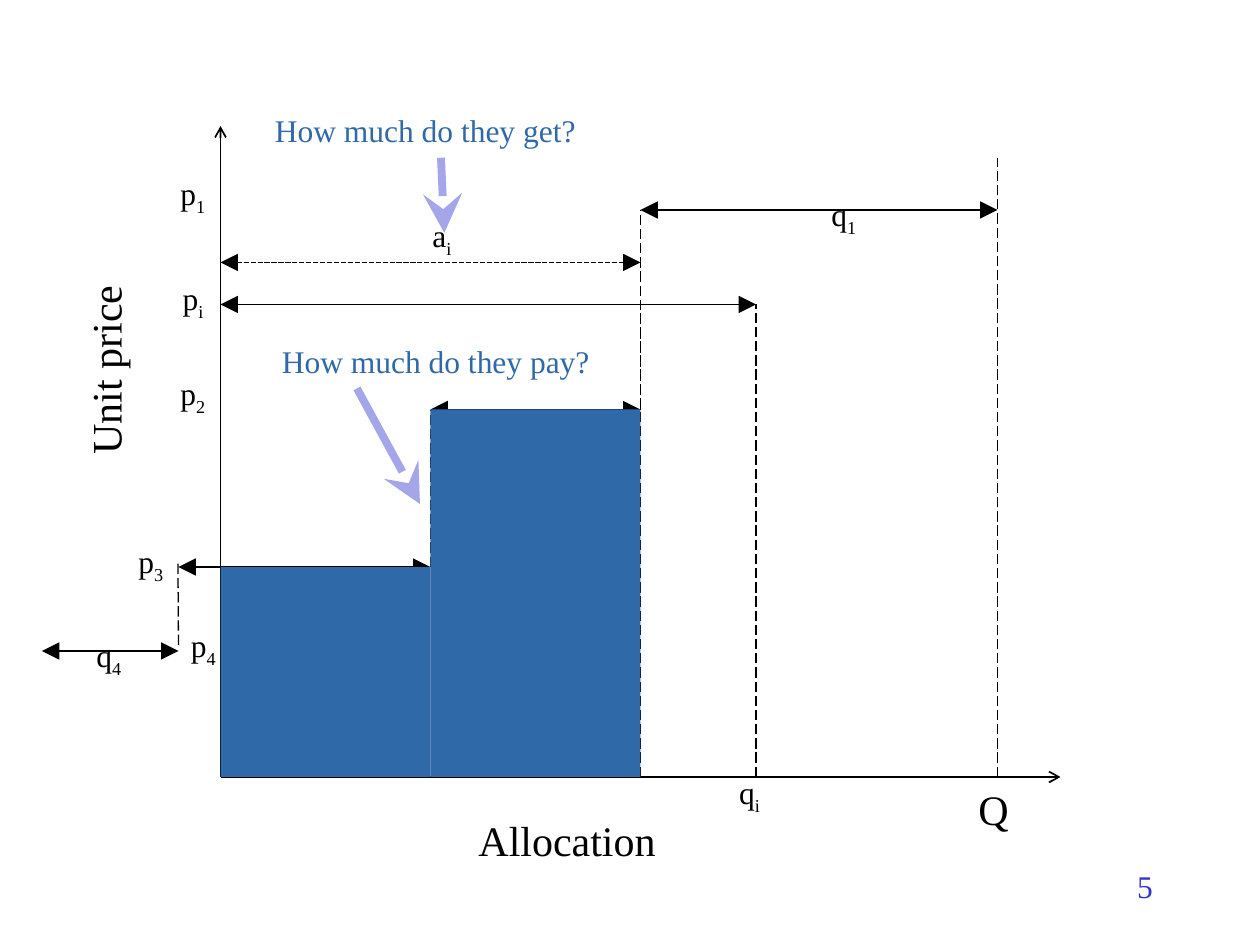
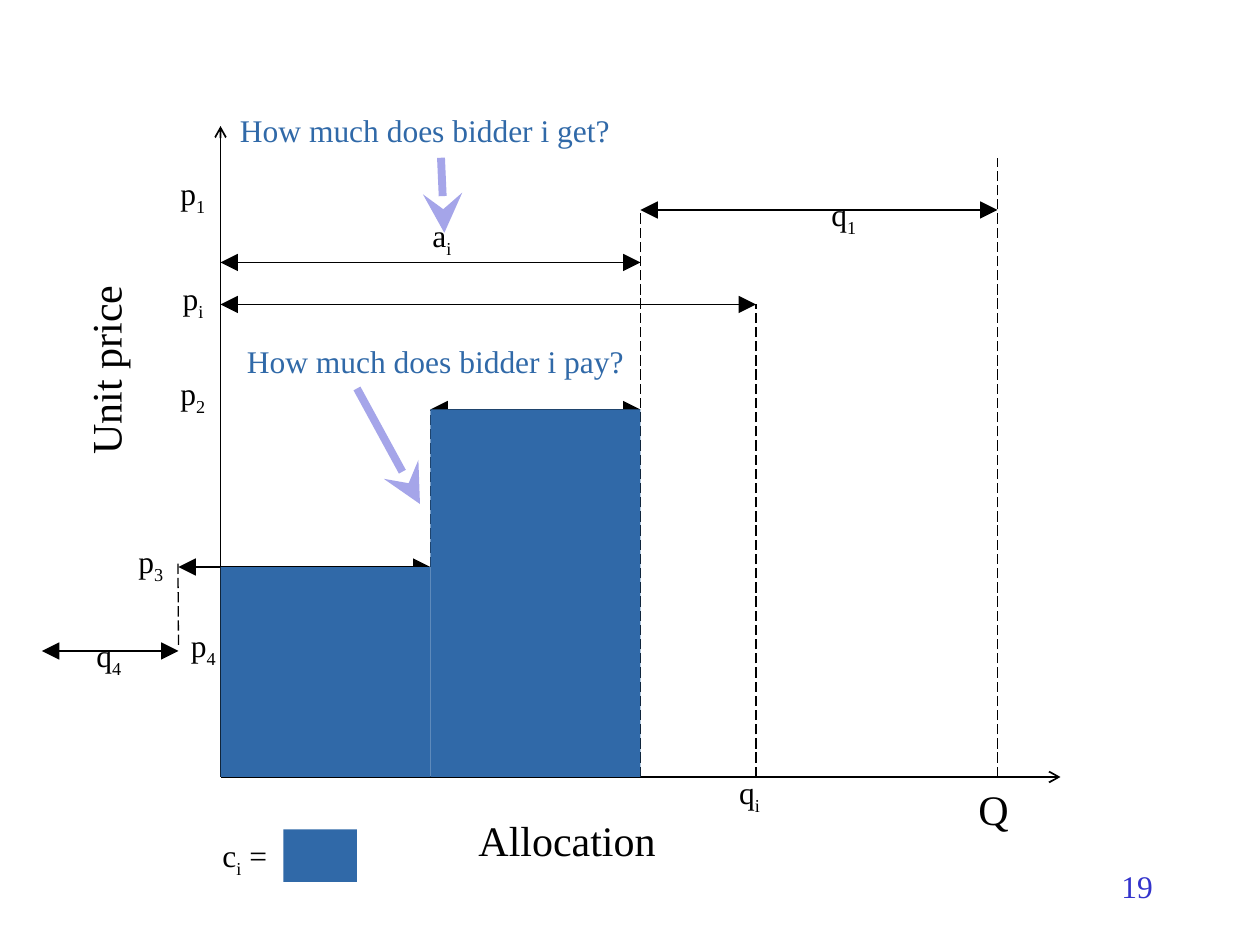
Before and after one commit to TonyWildish/P2P-Auction, a slide deck: slide 19 of Slides/PSP.pptx (slide 5 before the commit). Drawn at 1260x945 pixels with LibreOffice and Linux fonts; fonts in the diff are those of the drawing. Boxes give left, top, right and bottom in pixels: in the first picture for what was removed or moved away, otherwise in the second. Text is boxed around its words. In the diff, an @@ line names an element or a change of style, - is before the commit and + after.

```diff
--- a/Slides/PSP.pptx
+++ b/Slides/PSP.pptx
@@ text at (x1=240, y1=120, x2=609, y2=149): text changed @@
-How much do they get?
+How much does bidder i get?
@@ line moved from (640, 777) - (640, 305) to (640, 777) - (640, 210) @@
@@ line removed from (640, 410) to (640, 210) @@
@@ text at (x1=247, y1=351, x2=623, y2=380): text changed @@
-How much do they pay?
+How much does bidder i pay?
@@ text added at (x1=210, y1=829, x2=282, y2=879), 18 pt, text #000000 @@
+ci =
@@ rectangle added at (x1=284, y1=829, x2=357, y2=882), fill #3069A8 @@
@@ page number at (x1=1121, y1=877, x2=1152, y2=899): text changed @@
-5
+19
```
Also in this commit, not shown: 5 other slides changed, 25 slides added.
